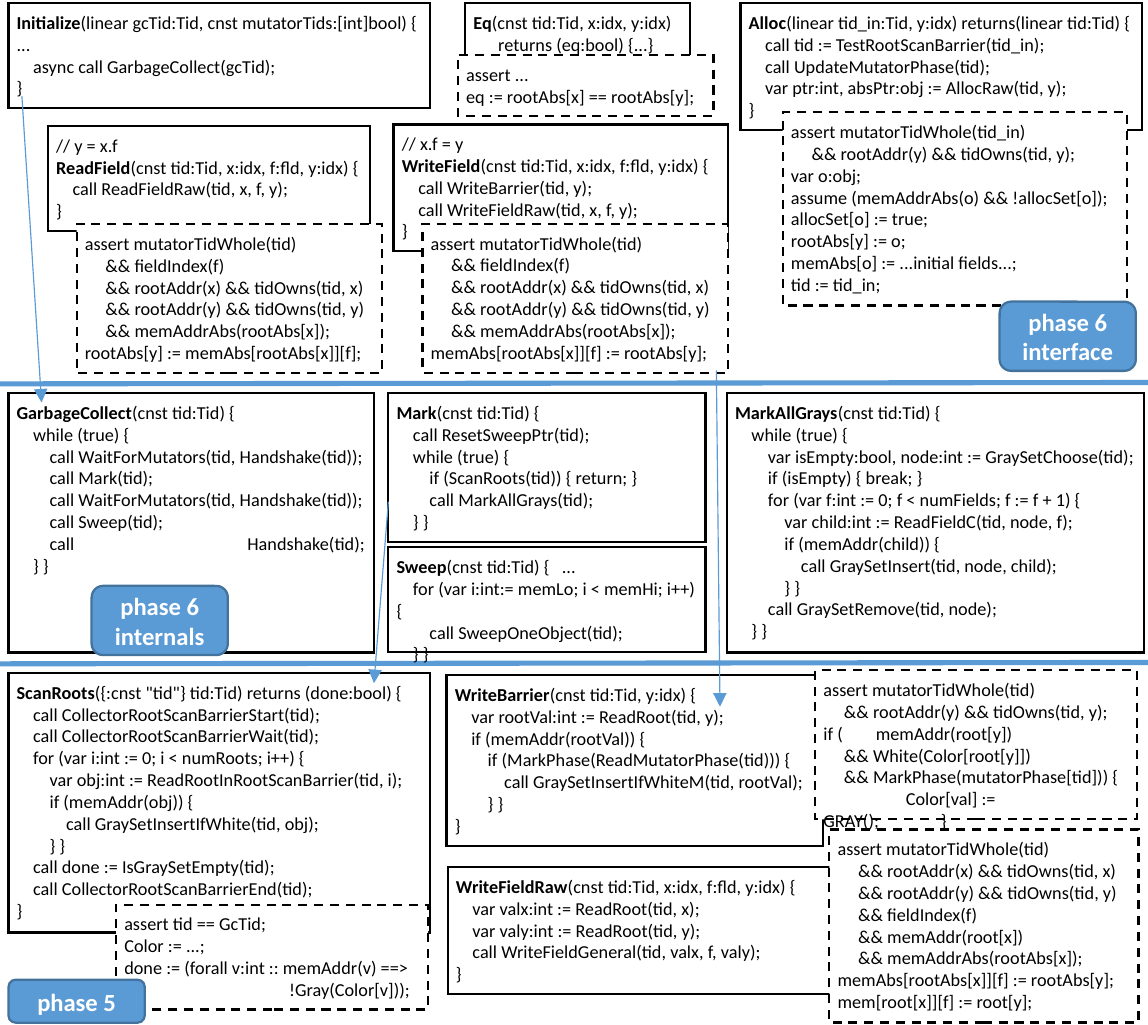
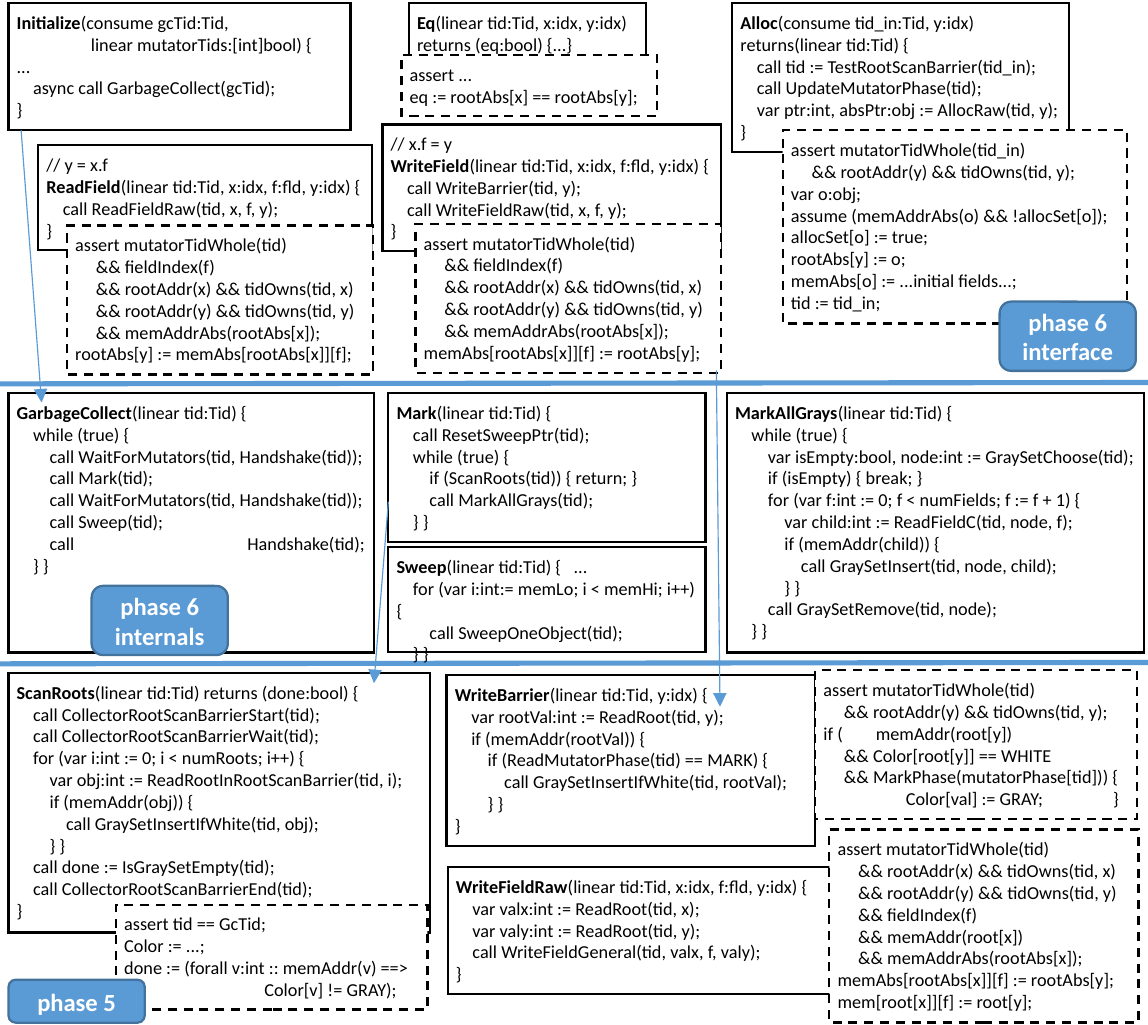
Before and after one commit to shazqadeer/popl2015, a slide deck: slide 1 of VerifiedGC.pptx. Drawn at 1148x1025 pixels with LibreOffice and Linux fonts; fonts in the diff are those of the drawing. Boxes give left, top, right and bottom in pixels: in the first picture for what was removed or moved away, otherwise in the second. Text is boxed around its words. In the diff, an @@ line names an element or a change of style, - is before the commit and + after.

```diff
--- a/VerifiedGC.pptx
+++ b/VerifiedGC.pptx
@@ rectangle "Initialize(consume gcTid:Tid,": place and size @@
-rectangle "Initialize(consume gcTid:Tid," at [8, 3, 430, 108]
+rectangle "Initialize(consume gcTid:Tid," at [8, 3, 351, 130]
@@ text in rectangle at [17, 16, 302, 54]: text changed @@
-Initialize(linear gcTid:Tid, cnst mutatorTids:[int]bool) {
+Initialize(consume gcTid:Tid,
+linear mutatorTids:[int]bool) {
@@ rectangle "Eq(linear tid:Tid, x:idx, y:idx)": place and size @@
-rectangle "Eq(linear tid:Tid, x:idx, y:idx)" at [466, 3, 690, 64]
+rectangle "Eq(linear tid:Tid, x:idx, y:idx)" at [408, 3, 646, 64]
@@ text in rectangle at [417, 16, 626, 32]: text changed @@
-Eq(cnst tid:Tid, x:idx, y:idx)
+Eq(linear tid:Tid, x:idx, y:idx)
@@ rectangle "Alloc(consume tid_in:Tid, y:idx)": place and size @@
-rectangle "Alloc(consume tid_in:Tid, y:idx)" at [741, 3, 1143, 130]
+rectangle "Alloc(consume tid_in:Tid, y:idx)" at [731, 3, 1068, 153]
@@ text in rectangle at [740, 16, 974, 54]: text changed @@
-Alloc(linear tid_in:Tid, y:idx) returns(linear tid:Tid) {
+Alloc(consume tid_in:Tid, y:idx)
+returns(linear tid:Tid) {
@@ rectangle "assert ...": place and size @@
-rectangle "assert ..." at [458, 56, 713, 116]
+rectangle "assert ..." at [402, 56, 658, 116]
@@ arrow moved from (21, 97) - (41, 402) to (21, 130) - (41, 402) @@
@@ rectangle "// y = x.f": place and size @@
-rectangle "// y = x.f" at [48, 126, 369, 231]
+rectangle "// y = x.f" at [38, 146, 372, 251]
@@ rectangle "// x.f = y": place and size @@
-rectangle "// x.f = y" at [394, 125, 728, 251]
+rectangle "// x.f = y" at [382, 125, 722, 251]
@@ rectangle "assert mutatorTidWhole(tid_in)": place and size @@
-rectangle "assert mutatorTidWhole(tid_in)" at [782, 113, 1127, 307]
+rectangle "assert mutatorTidWhole(tid_in)" at [782, 130, 1127, 323]
@@ text in rectangle at [391, 159, 699, 175]: text changed @@
-WriteField(cnst tid:Tid, x:idx, f:fld, y:idx) {
+WriteField(linear tid:Tid, x:idx, f:fld, y:idx) {
@@ text in rectangle at [46, 180, 350, 196]: text changed @@
-ReadField(cnst tid:Tid, x:idx, f:fld, y:idx) {
+ReadField(linear tid:Tid, x:idx, f:fld, y:idx) {
@@ rectangle "assert mutatorTidWhole(tid)": place and size @@
-rectangle "assert mutatorTidWhole(tid)" at [77, 225, 382, 374]
+rectangle "assert mutatorTidWhole(tid)" at [67, 226, 372, 376]
@@ rectangle "assert mutatorTidWhole(tid)": place and size @@
-rectangle "assert mutatorTidWhole(tid)" at [423, 225, 728, 374]
+rectangle "assert mutatorTidWhole(tid)" at [415, 225, 720, 374]
@@ text in rectangle at [17, 406, 237, 422]: text changed; bold off @@
-GarbageCollect(cnst tid:Tid) {
+GarbageCollect(linear tid:Tid) {
@@ text in rectangle at [397, 406, 542, 422]: text changed @@
-Mark(cnst tid:Tid) {
+Mark(linear tid:Tid) {
@@ text in rectangle at [735, 406, 943, 422]: text changed @@
-MarkAllGrays(cnst tid:Tid) {
+MarkAllGrays(linear tid:Tid) {
@@ text in rectangle at [397, 560, 552, 576]: text changed @@
-Sweep(cnst tid:Tid) { ...
+Sweep(linear tid:Tid) { ...
@@ text in rectangle at [17, 686, 349, 702]: text changed @@
-ScanRoots({:cnst "tid"} tid:Tid) returns (done:bool) {
+ScanRoots(linear tid:Tid) returns (done:bool) {
@@ rectangle "WriteBarrier(linear tid:Tid, y:idx) {": place and size @@
-rectangle "WriteBarrier(linear tid:Tid, y:idx) {" at [446, 676, 822, 846]
+rectangle "WriteBarrier(linear tid:Tid, y:idx) {" at [446, 676, 815, 846]
@@ text in rectangle at [455, 688, 698, 704]: text changed @@
-WriteBarrier(cnst tid:Tid, y:idx) {
+WriteBarrier(linear tid:Tid, y:idx) {
@@ text in rectangle at [873, 748, 1051, 765]: text changed @@
-&& White(Color[root[y]])
+&& Color[root[y]] == WHITE
@@ text in rectangle at [488, 753, 787, 791]: text changed @@
-if (MarkPhase(ReadMutatorPhase(tid))) {
-call GraySetInsertIfWhiteM(tid, rootVal);
+if (ReadMutatorPhase(tid) == MARK) {
+call GraySetInsertIfWhite(tid, rootVal);
@@ text in rectangle at [906, 791, 1043, 808]: text changed @@
-Color[val] := GRAY(); }
+Color[val] := GRAY; }
@@ text in rectangle at [456, 880, 797, 896]: text changed @@
-WriteFieldRaw(cnst tid:Tid, x:idx, f:fld, y:idx) {
+WriteFieldRaw(linear tid:Tid, x:idx, f:fld, y:idx) {
@@ text in rectangle at [264, 982, 397, 999]: text changed @@
-!Gray(Color[v]));
+Color[v] != GRAY);
```
Also in this commit, not shown: 2 other files.
